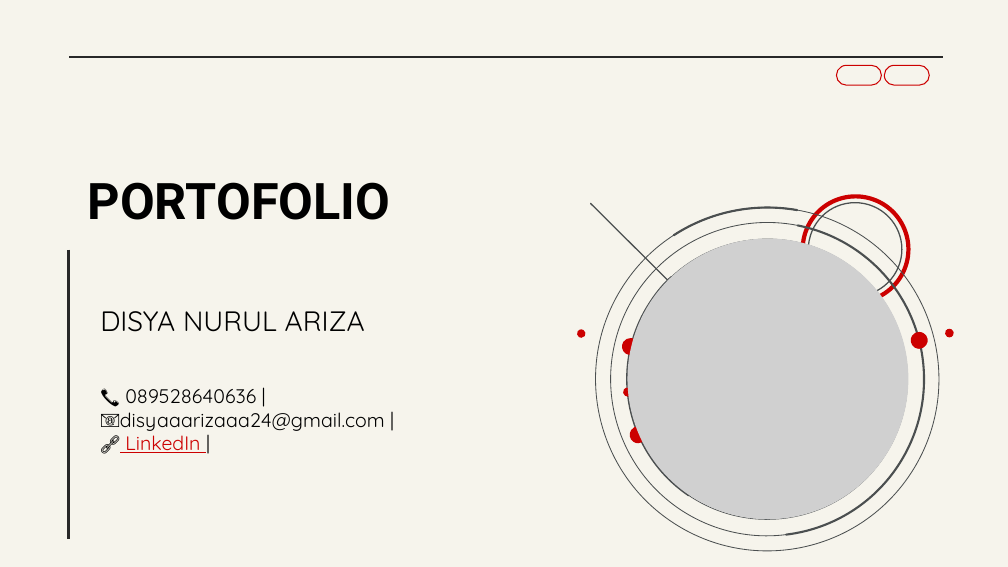
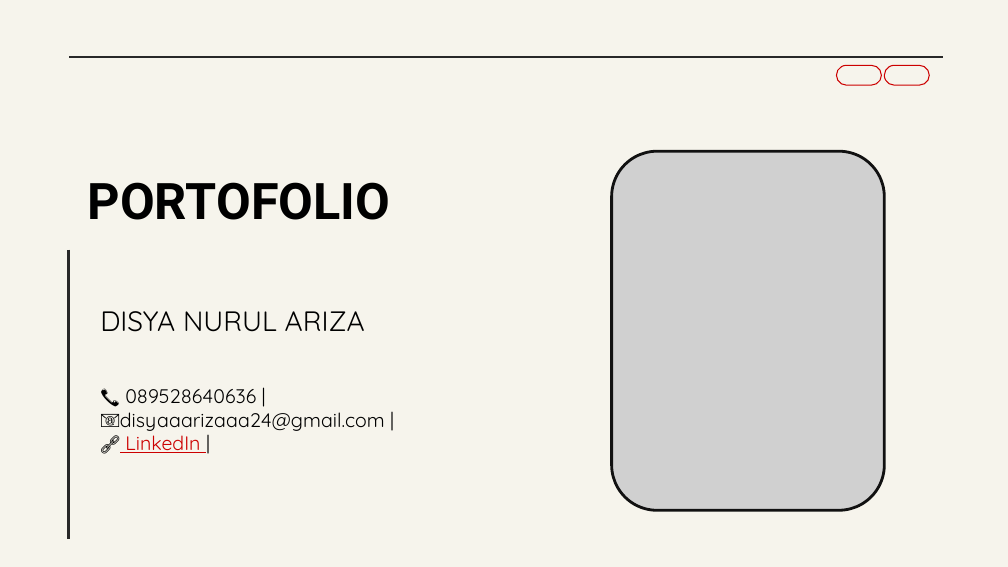
Before and after one commit to DisyaAriza/Project_magang, a slide deck: slide 1 of Portopolio Disya.pptx. Drawn at 1008x567 pixels with LibreOffice and Linux fonts; fonts in the diff are those of the drawing; grey boxes stand for pictures. Boxes give left, top, right and bottom in pixels: in the first picture for what was removed or moved away, otherwise in the second. Text is boxed around its words. In the diff, an @@ line names an element or a change of style, - is before the commit and + after.

```diff
--- a/Portopolio Disya.pptx
+++ b/Portopolio Disya.pptx
@@ picture: place and size @@
-picture at <box>627,239,908,520</box>
+picture at <box>612,151,885,510</box>
@@ ellipse removed at <box>802,197,908,302</box> @@
@@ group removed at <box>572,197,963,567</box>: 15 freeform shapes @@
```
Also in this commit, not shown: 9 other slides changed, 1 slide added, 2 slides removed, 1 other file.
